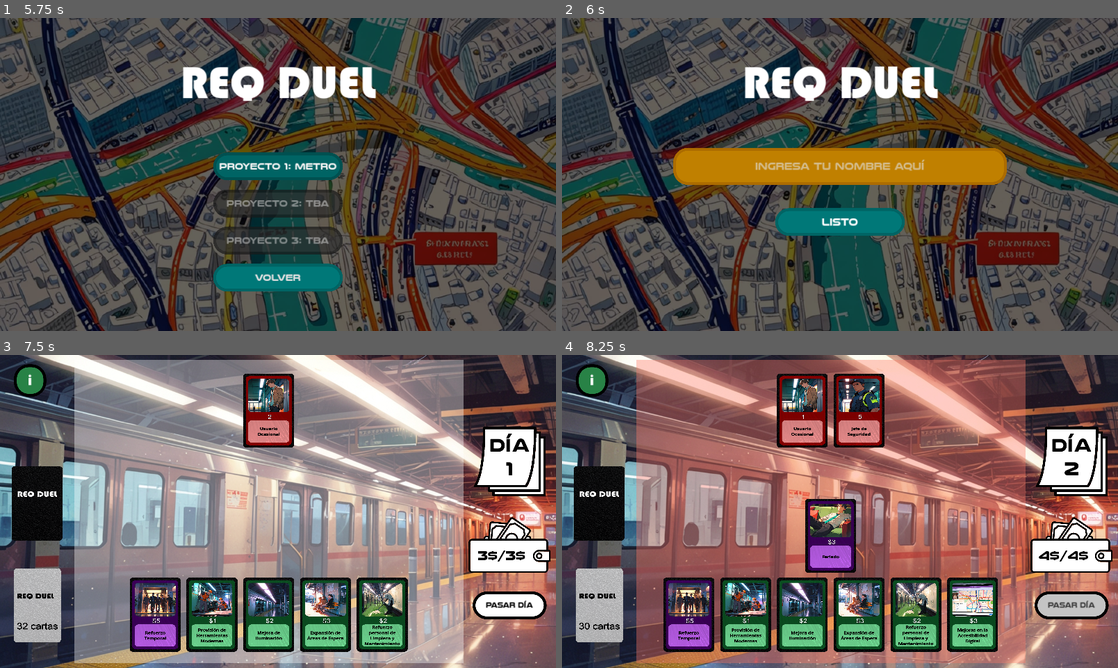
Above: before the commit, frames 1-4 (two rows, left to right).
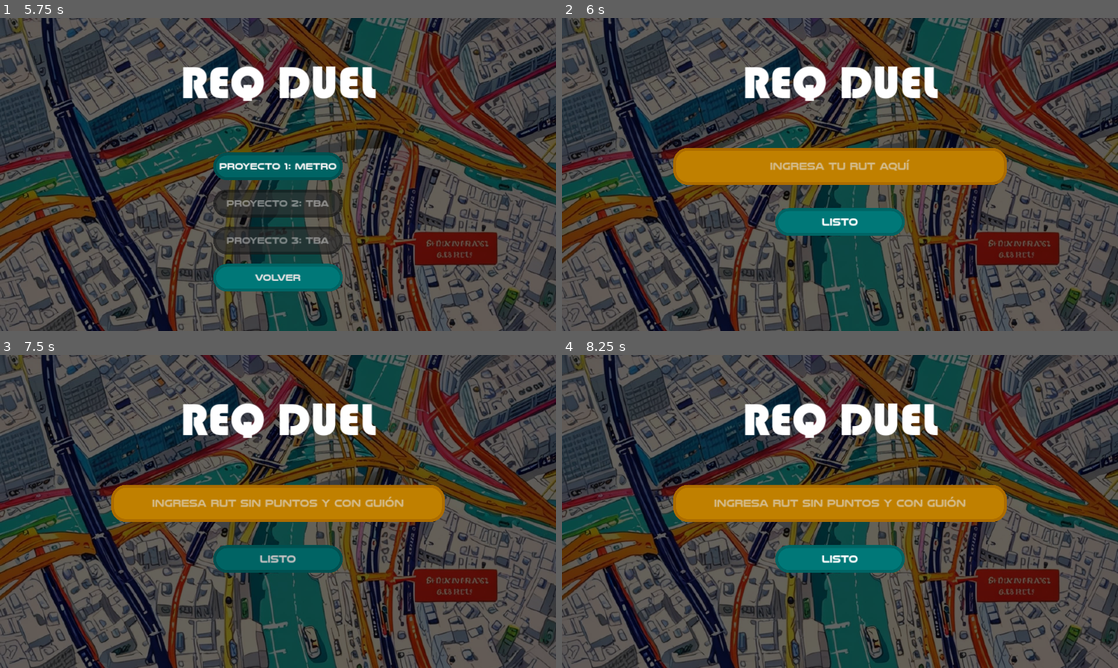
Above: after the commit, the same moments.

Repository: Shamorrito/ProyectoTitulo
Game: Godot game, scene res://Scenes/TitleScreen/SC_TitleScreen.tscn
The game is run twice, just before and just after one commit, with the same random seed, the same clock (stepped at 60 frames per second) and the same inputs.
Inputs (mouse positions are in pixels of both pictures, inside the frame that each line leads up to):
- Up to frame 1 (5.75 s): click "¿Cómo Jugar?" at 0.5 s; click "Volver" at 1.25 s; click "¿Cómo Jugar?" at 2 s; click "»»»" at 2.75 s; click "«««" at 3.5 s; click "Volver" at 4.25 s; click "Ver Proyectos" at 5 s
- Up to frame 2 (6 s): click "Proyecto 1: Metro" at 5.75 s
- Up to frame 3 (7.5 s): click (278, 502) at 6.52 s; type "Alex" at 6.6 s; click "listo" at 7.25 s
- Up to frame 4 (8.25 s): click (1073, 605) at 8 s, where only the run before the commit has a clickable "Pasar Día"

Frame 1 is identical in both runs. In frame 2, 0.5% of the frame differs, in the area x 34-66%, y 45-49%; in frame 3, 96%, in the area x 0-100%, y 0-100%; in frame 4, 95%.

Commit message:
UPDATE 17_NOV

Diff:
--- a/ReqDuel_v1.21/Scenes/NombreJugador/SC_NombreJugador.tscn
+++ b/ReqDuel_v1.21/Scenes/NombreJugador/SC_NombreJugador.tscn
@@ -17,13 +17,17 @@
 
 func _on_btn_name_input_pressed():
 	NuevoJugador = $InputNuevoJugador.text.strip_edges().to_upper()
-	if NuevoJugador != \"\":
+	# Expresión regular para validar el formato \"XXXXXXXX-X\"
+	var regex = RegEx.new()
+	regex.compile(\"^[A-Z0-9]{8}-[A-Z0-9]$\")  # 8 alfanuméricos, un guion, y 1 alfanumérico
+
+	if regex.search(NuevoJugador):  # Si el texto coincide con el patrón
 		St_GlobalSignals.NombreUsuario = NuevoJugador
 		get_tree().change_scene_to_file(\"res://Scenes/MetroLevel/SC_MetroLevel.tscn\")
 	else:
 		$InputNuevoJugador.clear()
-		$InputNuevoJugador.placeholder_text = \"Porfavor, elige un nombre adecuado\"
-		print(\"no, \\\"\", NuevoJugador, \"\\\"\")
+		$InputNuevoJugador.placeholder_text = \"INGRESA RUT SIN PUNTOS Y CON GUIÓN\"
+
 "
 
 [sub_resource type="StyleBoxFlat" id="StyleBoxFlat_d4tfp"]
@@ -127,7 +131,7 @@
 theme_override_font_sizes/font_size = 35
 theme_override_styles/normal = SubResource("StyleBoxFlat_1cadx")
 theme_override_styles/focus = SubResource("StyleBoxFlat_ijt0s")
-placeholder_text = "Ingresa tu nombre aquí"
+placeholder_text = "Ingresa tu RUT aquí"
 alignment = 1
 shortcut_keys_enabled = false
 
Not shown, changed: ReqDuel.exe
